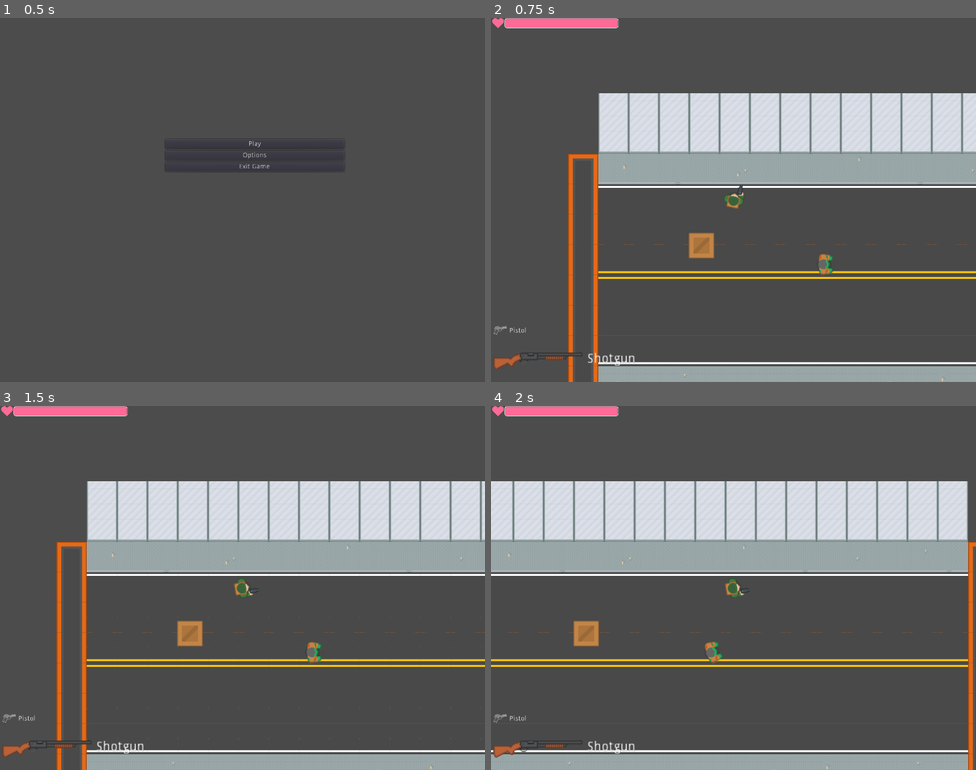
Above: before the commit, frames 1-4 (two rows, left to right).
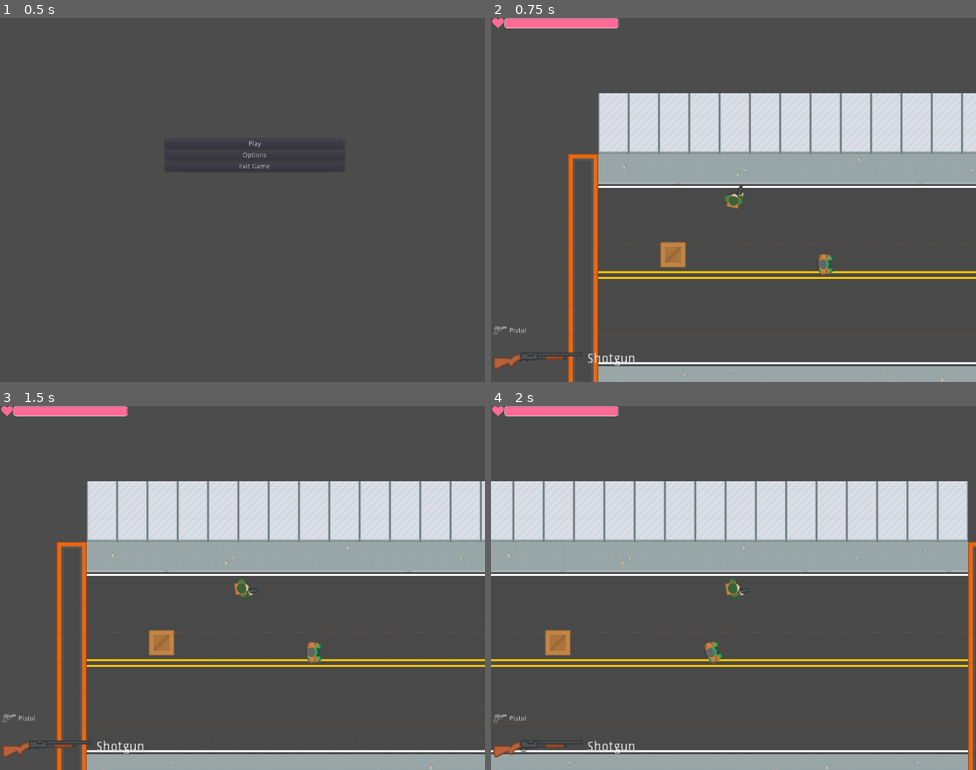
Above: after the commit, the same moments.

Repository: sindre0830/YAZG
Game: Godot game, scene res://Menu/MainMenu.tscn
The game is run twice, just before and just after one commit, with the same random seed, the same clock (stepped at 60 frames per second) and the same inputs.
Inputs (mouse positions are in pixels of both pictures, inside the frame that each line leads up to):
- Up to frame 1 (0.5 s): no input
- Up to frame 2 (0.75 s): click "Play" at 0.5 s
- Up to frame 3 (1.5 s): tap Enter at 1.25 s; move the mouse to (349, 569) at 1.27 s; hold Right (ui_right) from 1.28 s (still down)
- Up to frame 4 (2 s): keep holding Right (ui_right)

Frame 1 is identical in both runs. In frame 2, 0.7% of the frame differs, in the area x 34-46%, y 59-69%; in frame 3, 0.8%, in the area x 30-42%, y 59-69%; in frame 4, 0.7%.

Commit message:
added collision health to boxes which decreases when it gets shot.

Diff:
--- a/Source/Breakable/Box.gd
+++ b/Source/Breakable/Box.gd
@@ -1,8 +1,24 @@
-extends Node
+extends Area2D
 
 var whole_box = preload("res://Assets/Spritesheet/BreakableObj/broken_box.png")
+export (float) var max_health = 100
+onready var health = max_health
 
 func destroybox():
 	get_node("Sprite").set_texture(whole_box)
-	get_node("CollisionShape2D").disabled = true
+	$CollisionShape2D.set_deferred("disabled", true)
 	print("Destroybox")
+
+func take_damage(amount):
+	# Reduce health by given amount
+	health = clamp(health - amount, 0, max_health)
+
+	#Destroys the box
+	if health == 0:
+		destroybox()
+
+# Checks if the box is already broken
+func is_broken():
+	if $CollisionShape2D.disabled == true:
+		return true
+	return false
--- a/Source/Breakable/Box.tscn
+++ b/Source/Breakable/Box.tscn
@@ -7,7 +7,8 @@
 extents = Vector2( 26.7188, 26.7596 )
 
 [node name="Box" type="Area2D"]
-collision_layer = 9
+input_pickable = false
+collision_layer = 8
 collision_mask = 7
 script = ExtResource( 2 )
 
--- a/Source/Projectiles/Bullet.gd
+++ b/Source/Projectiles/Bullet.gd
@@ -20,4 +20,6 @@
 	queue_free()
 
 func _on_Bullet_area_entered(area):
+	if area.has_method("take_damage") && area.is_broken() == false:
+		area.take_damage(damage)
 	queue_free()
--- a/Source/World/World.tscn
+++ b/Source/World/World.tscn
@@ -19,14 +19,14 @@
 format = 1
 tile_data = PoolIntArray( 0, 9, 0, 1, 10, 0, 2, 10, 0, 3, 11, 0, 4, 9, 0, 5, 10, 0, 6, 10, 0, 7, 11, 0, 8, 9, 0, 9, 10, …(23081 unchanged characters)…
 
+[node name="Box" parent="." instance=ExtResource( 5 )]
+position = Vector2( 157.787, 341.213 )
+
 [node name="Player" parent="." instance=ExtResource( 1 )]
 position = Vector2( 285.393, 225.702 )
-collision_mask = 5
+collision_mask = 13
 
 [node name="Zombie" parent="." instance=ExtResource( 4 )]
 position = Vector2( 479, 362 )
 collision_layer = 4
-collision_mask = 3
-
-[node name="Box" parent="." instance=ExtResource( 5 )]
-position = Vector2( 217.778, 321.88 )
+collision_mask = 11
